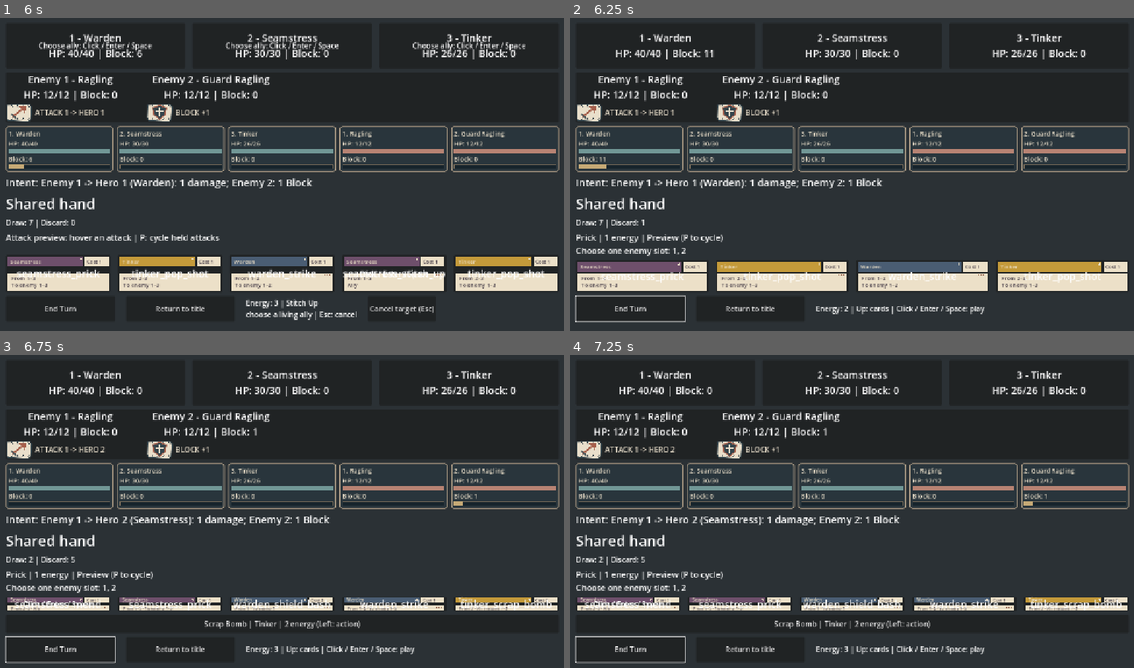
Above: before the commit, frames 1-4 (two rows, left to right).
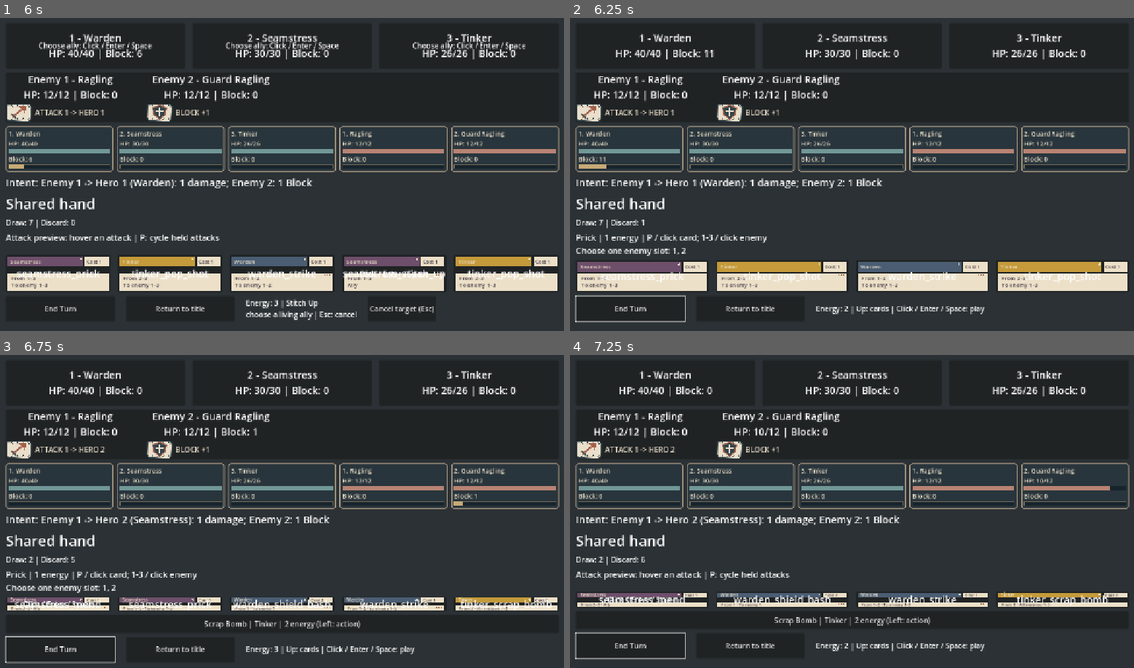
Above: after the commit, the same moments.

Repository: jcoev123-jpg/PatchworkPioneers
Game: Godot game, scene res://scenes/app.tscn
The game is run twice, just before and just after one commit, with the same random seed, the same clock (stepped at 60 frames per second) and the same inputs.
Inputs (mouse positions are in pixels of both pictures, inside the frame that each line leads up to):
- Up to frame 1 (6 s): click "Start run" at 0.5 s; click "End Turn" at 1.25 s; click "Scrap Bomb | Tinker | 2 energ…" at 2 s; click "Return to title" at 2.75 s; click "Start run" at 3.5 s; tap Enter (ui_accept) at 4.25, 4.52, 5.75 s; move the mouse to (411, 155) at 4.27 s; hold Up 4.28-5 s; tap 1 at 4.35 s; click (411, 155) at 4.42 s; tap 3 at 4.55, 5.85 s; click "Cancel target (Esc)" at 5 s; move the mouse to (163, 190) at 5.77 s; hold Left from 5.78 s (still down); click (163, 190) at 5.92 s
- Up to frame 2 (6.25 s): keep holding Left; tap Enter (ui_accept) at 6.02 s; tap P at 6.05 s
- Up to frame 3 (6.75 s): tap Enter (ui_accept) at 6.5 s; move the mouse to (338, 436) at 6.52 s; release Left at 6.53 s; hold Up from 6.53 s (still down); tap P at 6.6 s; click (338, 436) at 6.67 s
- Up to frame 4 (7.25 s): keep holding Up; tap 2 at 6.8 s

Frame 1 is identical in both runs. In frame 2, 0.3% of the frame differs, in the area x 14-35%, y 69-72%; in frame 3, 0.3%; in frame 4, 7.4%, in the area x 0-99%, y 23-99%.

Commit message:
Patchwork Pioneers cycle 023: Play held single-target starter attacks against chosen live enemies
Accepted by relay v2 (Claude final review, tests green).

Diff:
--- a/scripts/live_attack_preview.gd
+++ b/scripts/live_attack_preview.gd
@@ -1,5 +1,5 @@
 extends Node
-## Read-only presentation. CombatAttackTargeting owns all legality decisions.
+## Live selection only: targeting owns legality and attack cards own mutation.
 
 var cue: Label
 var _battle: Control
@@ -9,6 +9,12 @@
 var _keyboard := false
 var _targeting := CombatAttackTargeting.new()
 var _catalog := StarterCards.new()
+var _play := CombatAttackCards.new()
+var last_event: Dictionary = {}
+var _armed: Control
+var _queued := false
+var _token := 0
+var _turn := -1
 
 
 func _process(_delta: float) -> void:
@@ -16,9 +22,23 @@
 
 
 func _input(event: InputEvent) -> void:
-	if not event is InputEventKey or not event.pressed or event.echo or event.keycode != KEY_P:
-		return
 	_sync_battle()
+	if event is InputEventMouseButton and event.pressed and event.button_index == MOUSE_BUTTON_LEFT:
+		var roster = get_parent().get_node_or_null("LiveEnemyRoster")
+		if roster != null and is_instance_valid(_armed):
+			for index in range(roster._labels.size()):
+				var label: Label = roster._labels[index]
+				if label.is_visible_in_tree() and label.get_global_rect().has_point(event.position):
+					_queue_attack(index + 1)
+					get_viewport().set_input_as_handled()
+		return
+	if not event is InputEventKey or not event.pressed or event.echo:
+		return
+	if event.keycode >= KEY_1 and event.keycode <= KEY_3:
+		_queue_attack(event.keycode - KEY_1 + 1)
+		return
+	if event.keycode != KEY_P:
+		return
 	var panels: Array[Control] = []
 	var ids: Array[String] = []
 	for panel in _bindings:
@@ -31,9 +51,61 @@
 		return
 	var index := ids.find(_card_id(_selected))
 	_selected = panels[(index + 1) % panels.size()]
+	_armed = _selected if _single(_selected) else null
+	_token += 1
+	_queued = false
 	_keyboard = true
 	_refresh()
 	get_viewport().set_input_as_handled()
+
+
+func _single(panel) -> bool:
+	return _catalog.get_definition(_card_id(panel)).get("target_kind") == "enemy_single"
+
+
+func _select(event: InputEvent, panel) -> void:
+	if not event is InputEventMouseButton or not event.pressed or event.button_index != MOUSE_BUTTON_LEFT:
+		return
+	if not _bindings.has(panel) or not _eligible(panel) or not _single(panel):
+		return
+	_token += 1
+	_queued = false
+	_armed = panel
+	_selected = panel
+	_keyboard = true
+	panel.accept_event()
+	_refresh()
+
+
+func _queue_attack(position: int) -> void:
+	if _queued or not _bindings.has(_armed) or not _eligible(_armed) or not _single(_armed):
+		return
+	var app = get_parent()
+	var preview := _targeting.get_preview(_deck, app.party, app.enemies, _card_id(_armed))
+	if not preview.playable or position not in preview.target_positions:
+		return
+	_queued = true
+	_commit.call_deferred(_armed, _card_id(_armed), position, _token,
+		app.party, app.enemies, app.battle_result, app.run_rng, _turn)
+
+
+func _commit(panel, id: String, position: int, token: int, party, enemies, result, rng, turn: int) -> void:
+	var app = get_parent()
+	if token != _token or not _queued:
+		return
+	_queued = false
+	if not _bindings.has(panel) or panel != _armed or not _eligible(panel) or _card_id(panel) != id:
+		return
+	if app.party != party or app.enemies != enemies or app.battle_result != result or app.run_rng != rng \
+			or app.enemy_intents._turn_index != turn:
+		return
+	last_event = _play.play_attack(_deck, party, enemies, id, position)
+	if last_event.ok:
+		_armed = null
+		_token += 1
+		app._refresh_hand()
+		app._refresh_enemy_roster()
+		_sync_battle()
 
 
 func _card_id(panel) -> String:
@@ -56,6 +128,8 @@
 		return false
 	if app.battle_result == null or not app.battle_result.can_continue():
 		return false
+	if app.battle_result._party != app.party or app.battle_result._enemies != app.enemies:
+		return false
 	var id := _card_id(panel)
 	var index: int = panel.get_index()
 	return id in CombatAttackTargeting.ATTACK_IDS and index < _deck.hand.size() and _deck.hand[index] == id
@@ -70,6 +144,8 @@
 		_clear()
 		_battle = app.battle_view
 		_deck = app.deck
+		_play = CombatAttackCards.new()
+		last_event = {}
 		_battle.tree_exiting.connect(_clear, CONNECT_ONE_SHOT)
 		cue = Label.new()
 		cue.name = "AttackPreviewCue"
@@ -80,17 +156,27 @@
 		var column: Node = app.hand_view.get_parent()
 		column.add_child(cue)
 		column.move_child(cue, app.hand_view.get_index())
+	if app.enemy_intents != null and _turn != app.enemy_intents._turn_index:
+		_turn = app.enemy_intents._turn_index
+		_play.start_player_turn()
+		_token += 1
+		_queued = false
+		_armed = null
 	for panel in _bindings.keys():
 		if not _eligible(panel) or _bindings[panel].id != _card_id(panel):
 			_unbind(panel)
 	for panel in app.hand_view.get_children():
 		if not _eligible(panel) or _bindings.has(panel):
 			continue
-		# Labels must not intercept the panel's physical hover. No focus/gui_input changes.
+		# Labels ignore input; the real card panel receives selection.
 		panel.get_child(0).mouse_filter = Control.MOUSE_FILTER_IGNORE
 		var entered := _hover.bind(panel)
 		var exited := _leave.bind(panel)
-		_bindings[panel] = {"id": _card_id(panel), "entered": entered, "exited": exited}
+		var input := _select.bind(panel)
+		_bindings[panel] = {"id": _card_id(panel), "entered": entered, "exited": exited, "input": input}
+		if _single(panel):
+			panel.gui_input.connect(input)
+			panel.mouse_default_cursor_shape = Control.CURSOR_POINTING_HAND
 		panel.mouse_entered.connect(entered)
 		panel.mouse_exited.connect(exited)
 	_refresh()
@@ -127,12 +213,14 @@
 	var description := "Unavailable: no legal targets"
 	if preview.playable:
 		description = ("Choose one enemy slot: " if preview.requires_selection else "All enemies in slots: ") + ", ".join(targets)
-	cue.text = "%s | %d energy | Preview (P to cycle)\n%s" % [definition.display_name, definition.cost, description]
+	cue.text = "%s | %d energy | P / click card; 1-3 / click enemy\n%s" % [definition.display_name, definition.cost, description]
 
 
 func _unbind(panel) -> void:
 	var binding: Dictionary = _bindings[panel]
 	if is_instance_valid(panel):
+		if panel.gui_input.is_connected(binding.input):
+			panel.gui_input.disconnect(binding.input)
 		if panel.mouse_entered.is_connected(binding.entered):
 			panel.mouse_entered.disconnect(binding.entered)
 		if panel.mouse_exited.is_connected(binding.exited):
@@ -140,9 +228,17 @@
 	_bindings.erase(panel)
 	if _selected == panel:
 		_selected = null
+	if _armed == panel:
+		_armed = null
+		_token += 1
+		_queued = false
 
 
 func _clear() -> void:
+	_token += 1
+	_queued = false
+	_armed = null
+	_turn = -1
 	for panel in _bindings.keys():
 		_unbind(panel)
 	if is_instance_valid(_battle) and _battle.tree_exiting.is_connected(_clear):
--- a/tests/live_attack_preview_test.gd
+++ b/tests/live_attack_preview_test.gd
@@ -64,7 +64,7 @@
 
 func _snapshot() -> Array:
 	return [app.deck.hand.duplicate(), app.deck.draw_pile.duplicate(), app.deck.discard_pile.duplicate(),
-		app.deck.energy, app.deck.turn_active, app.party.get_heroes(), app.enemies.get_enemies(),
+		app.deck.energy, app.deck.turn_active, app.party.get_heroes(), app.enemies.get_enemies() if app.enemies != null else null,
 		app.enemy_attacks.duplicate(true), app.enemy_intents.get_intents(), app.enemy_intents._turn_index,
 		app.run_rng.seed, app.run_rng.state, app.battle_result.get_outcome()]
 
@@ -113,7 +113,7 @@
 	var description := "Unavailable: no legal targets"
 	if preview.playable:
 		description = ("Choose one enemy slot: " if preview.requires_selection else "All enemies in slots: ") + ", ".join(slots)
-	return "%s | %d energy | Preview (P to cycle)\n%s" % [definition.display_name, definition.cost, description]
+	return "%s | %d energy | P / click card; 1-3 / click enemy\n%s" % [definition.display_name, definition.cost, description]
 
 
 func _assert_preview(id: String) -> void:
@@ -149,7 +149,7 @@
 			if panel == null:
 				await _return()
 				continue
-			_check(panel.gui_input.get_connections().is_empty() and panel.focus_mode == Control.FOCUS_NONE, "attack remains hover-only")
+			_check(panel.gui_input.get_connections().size() == (1 if id != "tinker_scrap_bomb" else 0), "single attacks bind selection; bomb stays separate")
 			_check(panel.mouse_entered.get_connections().size() == 1, "one hover binding per panel")
 			var before := _snapshot()
 			seed(8123)
@@ -188,6 +188,11 @@
 			_check(_snapshot() == before, "rebuild and stale callback preserve rules state")
 			await _return()
 	await _negative_cases()
+	await _attacks()
+	await _rejections()
+	await _tinker_turns()
+	await _kills()
+	await _stale_restart()
 	await _controls()
 	app.free()
 	_finish()
@@ -252,6 +257,225 @@
 		await _return()
 
 
+func _choose(id: String, keyboard: bool) -> void:
+	if keyboard:
+		for index in range(CombatAttackTargeting.ATTACK_IDS.size() + 1):
+			await _key(KEY_P)
+			if presenter._card_id(presenter._armed) == id:
+				break
+	else:
+		await _click(_panel(id))
+	_check(presenter._card_id(presenter._armed) == id, "physical selection armed " + id)
+
+
+func _attacks() -> void:
+	for id in ["warden_strike", "warden_shield_bash", "seamstress_prick", "tinker_pop_shot"]:
+		var replay: Array = []
+		for keyboard in [false, true]:
+			for session in range(2):
+				if not await _start(_seed_for(id)):
+					return
+				var position := 1 if id == "warden_shield_bash" else 2
+				_check(app.enemies.gain_block(position, 2), "target has real Block")
+				await _frames()
+				await _choose(id, keyboard)
+				var before := _snapshot()
+				var definition := catalog.get_definition(id)
+				var damage: int = definition.effects.damage + (3 if definition.owner == "tinker" else 0)
+				var expected := before.duplicate(true)
+				expected[0].erase(id)
+				expected[2].append(id)
+				expected[3] -= definition.cost
+				expected[6][position - 1].block = 0
+				expected[6][position - 1].hp -= damage - 2
+				seed(8123)
+				var global_next := randi()
+				seed(8123)
+				if keyboard:
+					# Duplicate presses within one dispatch still commit only once.
+					for duplicate in range(2):
+						var event := InputEventKey.new()
+						event.keycode = KEY_1 if position == 1 else KEY_2
+						event.pressed = true
+						root.push_input(event, true)
+					await _frames()
+				else:
+					await _click(app.get_node("LiveEnemyRoster")._labels[position - 1])
+				_check(_snapshot() == expected, "exact full data-driven transition " + id)
+				_check(randi() == global_next, "attack preserves global RNG " + id)
+				var statuses := {}
+				for status in ["weak", "bleed"]:
+					if definition.effects.has(status):
+						statuses[status] = definition.effects[status]
+				if id == "seamstress_prick":
+					statuses.bleed += 1 # Authored Seamstress passive on confirmed hit.
+				_check(presenter.last_event == {"ok": true, "hits": [{"position": position,
+					"damage": damage, "block_absorbed": 2, "hp_loss": damage - 2, "statuses": statuses}]}, "authored hit event " + id)
+				var roster = app.get_node("LiveEnemyRoster")
+				var enemy: Dictionary = app.enemies.get_enemy(position)
+				_check(roster._labels[position - 1].text.contains("HP: %d/%d | Block: 0" % [enemy.hp, enemy.max_hp]), "mounted enemy reflects hit")
+				var meter = app.get_node("LiveCombatMeters").row.get_child(3 + position - 1)
+				_check(meter.hp_text.text == "HP: %d/%d" % [enemy.hp, enemy.max_hp] and meter.block_text.text == "Block: 0" and meter.hp_bar.value == enemy.hp, "mounted meters reflect service hit")
+				_check(app.hand_view.get_child_count() == app.deck.hand.size() and app.pile_label.text.contains("Discard: 1"), "mounted hand and piles refresh")
+				_check(app.get_node("LiveSupportHand").energy_label.text.begins_with("Energy: %d |" % app.deck.energy), "mounted energy refresh")
+				var after := _snapshot()
+				await _key(KEY_1)
+				await _click(roster._labels[position - 1])
+				_check(_snapshot() == after, "consumed selection cannot double-cast")
+				if replay.is_empty():
+					replay = after
+				else:
+					_check(after == replay, "mouse/keyboard two-session deterministic replay " + id)
+				await _return()
+
+
+func _rejections() -> void:
+	for scenario in ["unselected", "hover", "wrong", "range", "slain", "energy", "downed", "position", "missing", "stale", "inactive", "terminal", "mismatch", "invalid_enemies", "queued_stale", "queued_turn"]:
+		var id := "warden_shield_bash"
+		if not await _start(_seed_for(id)):
+			return
+		var panel = _panel(id)
+		if scenario == "hover":
+			await _hover(panel)
+		elif scenario != "unselected":
+			await _choose(id, false)
+		if scenario == "energy":
+			app.deck.combat_state.energy = 0
+		elif scenario == "downed":
+			_check(app.party.apply_damage(1, 10000), "down owner")
+		elif scenario == "position":
+			var definitions: Array = app._load_party_definitions()
+			definitions.append(definitions.pop_front())
+			app.party = CombatParty.new(definitions)
+			app.battle_result = CombatBattleResult.new(app.party, app.enemies)
+		elif scenario == "slain":
+			_check(app.enemies.apply_damage(1, 10000), "slain target")
+			_check(app.enemies.get_enemy(2).position == 2 and not app.enemies.is_slain(2), "survivor retains slot two")
+		elif scenario == "missing":
+			_check(app.deck.discard_played(id), "remove actual held card")
+		elif scenario == "inactive":
+			app.deck.combat_state.player_turn_active = false
+		elif scenario == "terminal":
+			for enemy in app.enemies.get_enemies():
+				app.enemies.apply_damage(enemy.position, 10000)
+			await _frames()
+		elif scenario == "mismatch":
+			app.battle_result = CombatBattleResult.new(CombatParty.new(app._load_party_definitions()), app.enemies)
+		elif scenario == "invalid_enemies":
+			app.enemies = null
+		elif scenario in ["stale", "queued_stale"]:
+			if scenario == "queued_stale":
+				presenter._queue_attack(1)
+			app.hand_view.remove_child(panel)
+			app._refresh_hand()
+		elif scenario == "queued_turn":
+			presenter._queue_attack(1)
+			app.enemy_intents.advance_turn()
+			app.enemy_attacks = app.enemy_intents.get_intents()
+		var before := _snapshot()
+		seed(2345)
+		var global_next := randi()
+		seed(2345)
+		await _key(KEY_2 if scenario == "wrong" else KEY_3 if scenario == "range" else KEY_1)
+		if scenario != "range":
+			await _click(app.get_node("LiveEnemyRoster")._labels[1 if scenario == "wrong" else 0])
+		_check(_snapshot() == before, "complete no-spend snapshot " + scenario)
+		_check(randi() == global_next, "no global RNG consumption " + scenario)
+		if scenario in ["stale", "queued_stale"]:
+			panel.free()
+		await _return()
+
+
+func _tinker_turns() -> void:
+	var id := "tinker_pop_shot"
+	if not await _start(_seed_for(id)):
+		return
+	var service = presenter._play
+	for turn in range(2):
+		_check(app.enemies.gain_block(2, 30), "living target withstands repeated bonus probes")
+		# Keep real live models and use the mounted hand after controlled turn fixtures.
+		app.deck.hand.assign([id, id])
+		app.deck.combat_state.energy = 3
+		app._refresh_hand()
+		await _frames()
+		for attack in range(2):
+			await _choose(id, false)
+			await _key(KEY_2)
+			_check(presenter.last_event.ok and presenter.last_event.hits[0].damage == (8 if attack == 0 else 5), "Tinker bonus once each real player turn")
+		_check(presenter._play == service, "service lifetime spans hand rebuilds and turn")
+		if turn == 0:
+			await _click(app.end_turn_button)
+			_check(app.enemy_intents._turn_index == 1, "real End Turn boundary")
+	await _return()
+
+
+func _kills() -> void:
+	var id := "seamstress_prick"
+	if not await _start(_seed_for(id)):
+		return
+	app.deck.hand.assign([id, id])
+	app._refresh_hand()
+	for position in [1, 2]:
+		_check(app.enemies.apply_damage(position, 11), "living enemy prepared at one HP")
+	await _frames()
+	await _choose(id, false)
+	await _click(app.get_node("LiveEnemyRoster")._labels[0])
+	_check(app.enemies.is_slain(1) and app.enemies.get_enemy(2).hp == 1 and app.enemies.get_enemy(2).position == 2, "first physical kill preserves live slot two")
+	_check(app.intent_label.text.contains("Enemy 2:") and not app.intent_label.text.contains("Enemy 1"), "next-frame intent removes killed enemy only")
+	_check(app.battle_result.can_continue() and not app.result_label.is_visible_in_tree(), "first kill keeps battle active")
+	await _choose(id, true)
+	await _key(KEY_1)
+	_check(app.enemies.get_enemy(2).hp == 1 and app.deck.energy == 2, "slain slot remains illegal without compaction")
+	await _key(KEY_2)
+	_check(app.enemies.is_victorious() and app.battle_result.is_finished() and not app.deck.turn_active, "last physical kill reaches actual victory closure")
+	_check(app.result_label.is_visible_in_tree() and app.result_label.text.contains(CombatBattleResult.VICTORY) and app.intent_label.text == "Intent: none", "next-frame result and intents reflect final kill")
+	var before := _snapshot()
+	await _key(KEY_2)
+	_check(_snapshot() == before, "terminal key cannot attack")
+	await _return()
+
+
+func _stale_restart() -> void:
+	var id := "warden_shield_bash"
+	if not await _start(_seed_for(id)):
+		return
+	await _choose(id, false)
+	var panel = _panel(id)
+	var callback: Callable = presenter._bindings[panel].input
+	var old_deck: CombatDeck = app.deck
+	var old_party: CombatParty = app.party
+	var old_enemies: CombatEnemies = app.enemies
+	var old_rng: RandomNumberGenerator = app.run_rng
+	var before := [old_deck.hand.duplicate(), old_deck.discard_pile.duplicate(), old_deck.energy,
+		old_party.get_heroes(), old_enemies.get_enemies(), old_rng.state]
+	var event := InputEventKey.new()
+	event.keycode = KEY_1
+	event.pressed = true
+	root.push_input(event, true)
+	_check(presenter._queued, "physical attack is actually queued before Return")
+	# Physical Return in the same dispatch cancels the deferred attack.
+	for pressed in [true, false]:
+		var mouse := InputEventMouseButton.new()
+		mouse.position = app.return_button.get_global_rect().get_center()
+		mouse.button_index = MOUSE_BUTTON_LEFT
+		mouse.pressed = pressed
+		root.push_input(mouse, true)
+	await _frames()
+	_check(app.deck == null, "physical Return completed before deferred attack")
+	_check([old_deck.hand, old_deck.discard_pile, old_deck.energy,
+		old_party.get_heroes(), old_enemies.get_enemies(), old_rng.state] == before, "queued Return preserves old models")
+	if not await _start(_seed_for(id)):
+		return
+	var restarted := _snapshot()
+	var mouse := InputEventMouseButton.new()
+	mouse.button_index = MOUSE_BUTTON_LEFT
+	mouse.pressed = true
+	callback.call(mouse)
+	await _key(KEY_1)
+	_check(_snapshot() == restarted, "captured freed card callback cannot act after restart")
+	await _return()
+
+
 func _controls() -> void:
 	if not await _start(_seed_for("warden_brace")):
 		return
--- a/tests/live_hand_card_metadata_test.gd
+++ b/tests/live_hand_card_metadata_test.gd
@@ -114,8 +114,9 @@
 			_check(panel.get_child(1) is Label and panel.get_child(1).text == "Click / Enter / Space",
 				"original visible support action hint survives")
 			_check(panel.tooltip_text == "Click or focus and press Enter / Space to play", "support tooltip unchanged")
-		_check(panel.gui_input.get_connections().size() == (1 if support else 0),
-			"no extra mouse/keyboard card handlers")
+		var single_attack: bool = StarterCards.new().get_definition(card_id).get("target_kind") == "enemy_single"
+		_check(panel.gui_input.get_connections().size() == (1 if support or single_attack else 0),
+			"exactly one handler for support or single-target selection; no extra handlers")
 		_check(panel.focus_mode == (Control.FOCUS_ALL if support else Control.FOCUS_NONE),
 			"support focusability and inert non-support focus preserved")
 		_check(panel.mouse_filter == Control.MOUSE_FILTER_STOP, "card remains mouse hit-testable")
--- a/tests/live_support_hand_test.gd
+++ b/tests/live_support_hand_test.gd
@@ -82,8 +82,9 @@
 				"support has focus and visible action hint")
 			_check(panel.gui_input.get_connections().size() == 1, "exactly one input binding")
 		else:
-			_check(panel.focus_mode == Control.FOCUS_NONE and panel.gui_input.get_connections().is_empty(),
-				"other card remains inert")
+			var single_attack: bool = StarterCards.new().get_definition(id).get("target_kind") == "enemy_single"
+			_check(panel.focus_mode == Control.FOCUS_NONE and panel.gui_input.get_connections().size() == (1 if single_attack else 0),
+				"other cards preserve focus; single attacks bind their own selection only")
 	_check(ids == app.deck.hand, "mounted labels match entire authoritative hand")
 	_check(app.pile_label.text == "Draw: %d | Discard: %d" % [app.deck.draw_pile.size(), app.deck.discard_pile.size()],
 		"mounted pile counts exact")
